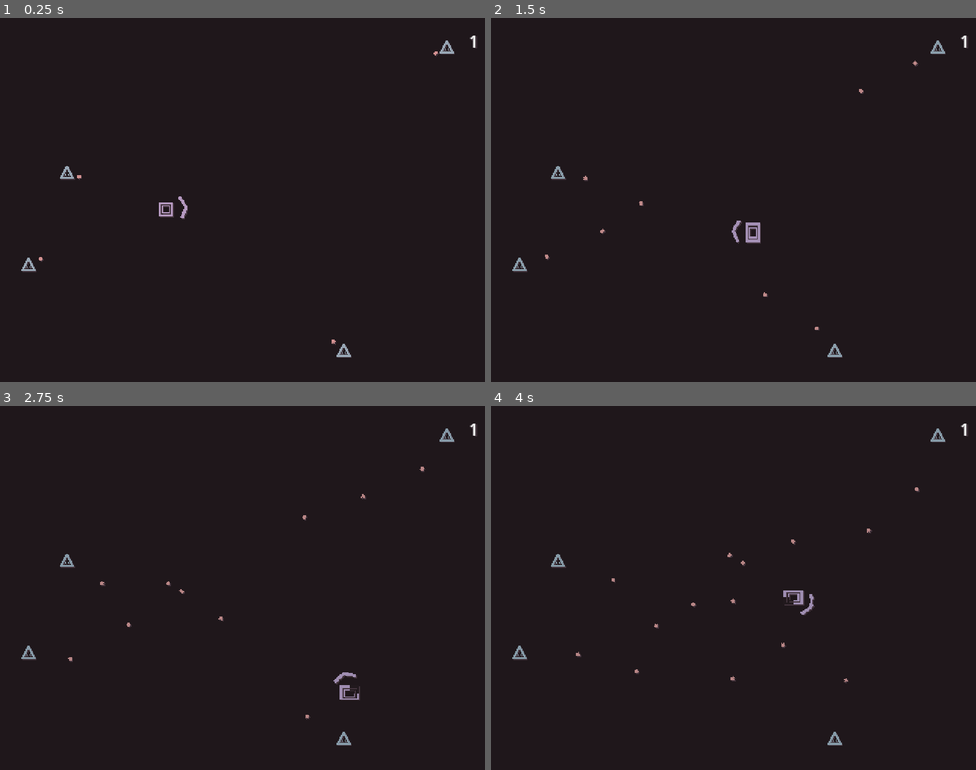
Above: before the commit, frames 1-4 (two rows, left to right).
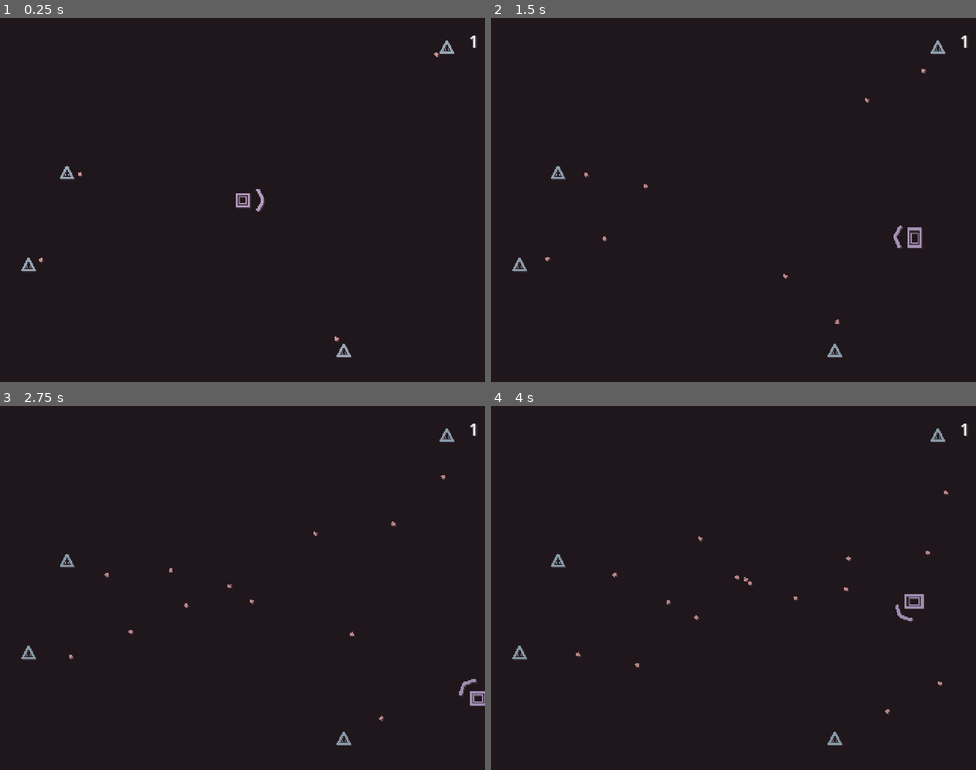
Above: after the commit, the same moments.

Repository: skibbl-dev/bisk-it-for-the-Ruscuit
Game: Godot game, scene res://scenes/game.tscn
Two runs of this game, one before a commit and one after it. Both use one fixed random seed, a clock stepped at 60 frames per second and the inputs below. This scene is started directly instead of the project's main scene. Sound files missing from this copy of the repository are replaced by a short silence.
Inputs (mouse positions are in pixels of both pictures, inside the frame that each line leads up to):
- Up to frame 1 (0.25 s): no input
- Up to frame 2 (1.5 s): move the mouse to (840, 181) at 0.52 s; hold D (right) 0.53-1.28 s; right-click (840, 181) at 0.6 s; move the mouse to (636, 218) at 1.27 s; hold S (down) from 1.28 s (still down); right-click (636, 218) at 1.35 s
- Up to frame 3 (2.75 s): move the mouse to (291, 507) at 2.02 s; release S (down) at 2.03 s; hold D (right) from 2.03 s (still down); click (291, 507) at 2.1 s; right-click (291, 507) at 2.3 s
- Up to frame 4 (4 s): move the mouse to (709, 660) at 2.77 s; release D (right) at 2.78 s; hold W (up) 2.78-3.53 s; right-click (709, 660) at 2.85 s; move the mouse to (879, 642) at 3.52 s; hold A (left) from 3.53 s (still down); right-click (879, 642) at 3.6 s

The runs differ from the first frame. In frame 1, 0.4% of the frame differs, in the area x 8-91%, y 9-90%; in frame 2, 0.6%; in frame 3, 0.6%; in frame 4, 0.7%, in the area x 24-95%, y 22-85%.

Commit message:
changed dash, centered player

Diff:
--- a/project.godot
+++ b/project.godot
@@ -23,7 +23,6 @@
 
 window/size/viewport_width=480
 window/size/viewport_height=360
-window/size/mode=4
 window/size/window_width_override=960
 window/size/window_height_override=720
 window/stretch/mode="viewport"
--- a/scenes/game.tscn
+++ b/scenes/game.tscn
@@ -61,7 +61,7 @@
 metadata/_custom_type_script = "uid://cee2638n8ojsx"
 
 [node name="Player" parent="." instance=ExtResource("1_yqjtg")]
-position = Vector2(164, 189)
+position = Vector2(240, 180)
 collision_mask = 8
 
 [node name="ShadowShader" parent="." instance=ExtResource("2_lnu2h")]
--- a/scenes/title_screen.tscn
+++ b/scenes/title_screen.tscn
@@ -150,7 +150,7 @@
 text = "skibbl, dibin, eggra"
 
 [node name="Player" parent="." instance=ExtResource("5_dc4i4")]
-position = Vector2(222, 239)
+position = Vector2(240, 180)
 collision_mask = 8
 
 [node name="BorderBody" type="StaticBody2D" parent="."]
--- a/scripts/player.gd
+++ b/scripts/player.gd
@@ -5,9 +5,10 @@
 @export var max_speed:float = 126
 @export var decel:float = 0.83
 
-@export var dash_time:float = 1.9
-@export var dash_distance:float = 180
-@export var dash_cooldown:float = 0.6
+@export var dash_time:float = 1.7
+#@export var dash_distance:float = 180
+@export var dash_speed:float = 255
+#@export var dash_cooldown:float = 0.6
 
 @export_category("Rhythm Variables")
 @export var input_window:float = 0.285
@@ -25,9 +26,9 @@
 
 @onready var dash_timer: ConductedTimer = $DashTimer
 var dashing:bool = false
-var last_dash_beat:int
+#var last_dash_beat:int
 #var dash_direction:Vector2
-var dash_speed:float
+#var dash_speed:float
 
 var FRAME_RATE:float
 #var acted_this_beat:bool = false
@@ -86,7 +87,7 @@
 	move_and_slide()
 
 func _dash():
-	if (Input.is_action_just_pressed("dash") and (round(Conductor.current_beat) - last_dash_beat) >= (dash_time + dash_cooldown)
+	if (Input.is_action_just_pressed("dash") # and (round(Conductor.current_beat) - last_dash_beat) >= (dash_time + dash_cooldown)
 	and last_acted_beat != round(Conductor.current_beat)
 	and abs((Conductor.current_beat+(input_offset*Conductor.beat_per_sec)) - round(Conductor.current_beat+(input_offset*Conductor.beat_per_sec))) <= input_window ):
 		#position += position.direction_to(get_global_mouse_position())*dash_distance
@@ -94,8 +95,9 @@
 		#dash_direction = position.direction_to(get_global_mouse_position())
 		var new_dash_time = dash_time - (Conductor.current_beat - round(Conductor.current_beat))
 		dash_timer.start(new_dash_time)
-		dash_speed = (dash_distance/(new_dash_time*Conductor.sec_per_beat))
-		last_dash_beat = round(Conductor.current_beat)
+		#dash_speed = (dash_distance/(new_dash_time*Conductor.sec_per_beat))
+		#print( (dash_distance/(dash_time*Conductor.sec_per_beat)) )
+		#last_dash_beat = round(Conductor.current_beat)
 		last_acted_beat = round(Conductor.current_beat)
 		#acted_this_beat = true
 
